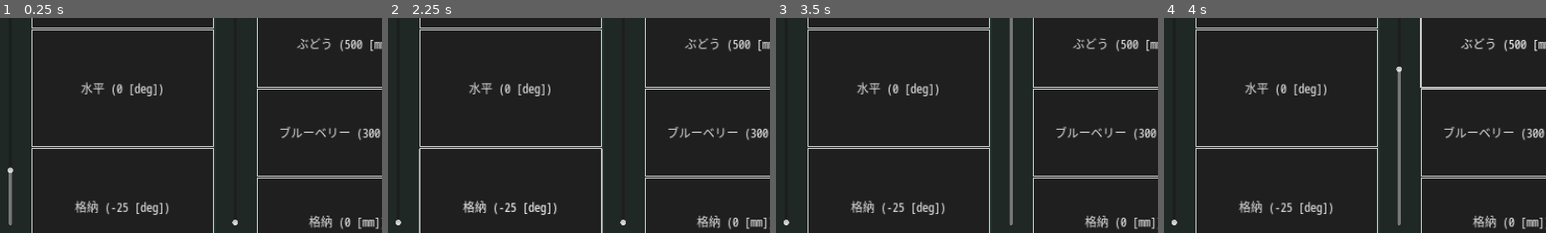
Above: before the commit, frames 1-4 (left to right).
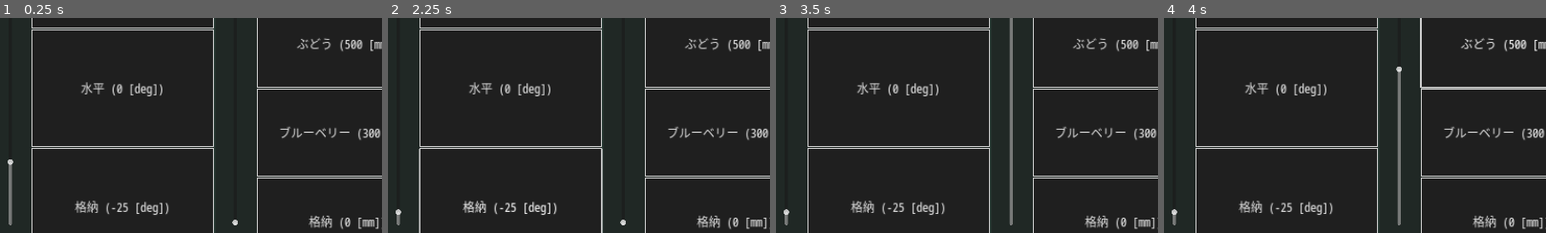
Above: after the commit, the same moments.

Repository: omuct-robotclub/nhk2023-team-a-controller
Game: Godot game, scene res://controls/controller.tscn
Two runs of this game, one before a commit and one after it. Both use one fixed random seed, a clock stepped at 60 frames per second and the inputs below.
Inputs:
- Up to frame 1 (0.25 s): no input
- Up to frame 2 (2.25 s): click "展開 (122 [deg])" at 0.5 s; click "水平 (0 [deg])" at 1.25 s; click "格納 (-25 [deg])" at 2 s
- Up to frame 3 (3.5 s): click "ミックス (800 [mm])" at 2.75 s
- Up to frame 4 (4 s): click "ぶどう (500 [mm])" at 3.5 s
The pictures show only the part of the screen within x 1-51%, y 42-92%; the shares and areas given below are measured in that part.

The runs differ from the first frame. In frame 1, less than 0.1% of the frame differs, in the area x 2-4%, y 65-72%; in frame 2, less than 0.1%, in the area x 2-4%, y 88-97%; in frame 3, less than 0.1%; in frame 4, less than 0.1%.

Commit message:
change arm angle lower bound -25 -> -30

Diff:
--- a/scripts/robot_interface.gd
+++ b/scripts/robot_interface.gd
@@ -12,7 +12,7 @@
 signal linear_accel_limit_changed()
 signal angular_accel_limit_changed()
 
-const ARM_ANGLE_MIN := deg_to_rad(-25.0)
+const ARM_ANGLE_MIN := deg_to_rad(-30.0)
 const ARM_ANGLE_MAX := deg_to_rad(122.5)
 const SAFE_ARM_ANGLE := deg_to_rad(60.0)
 
